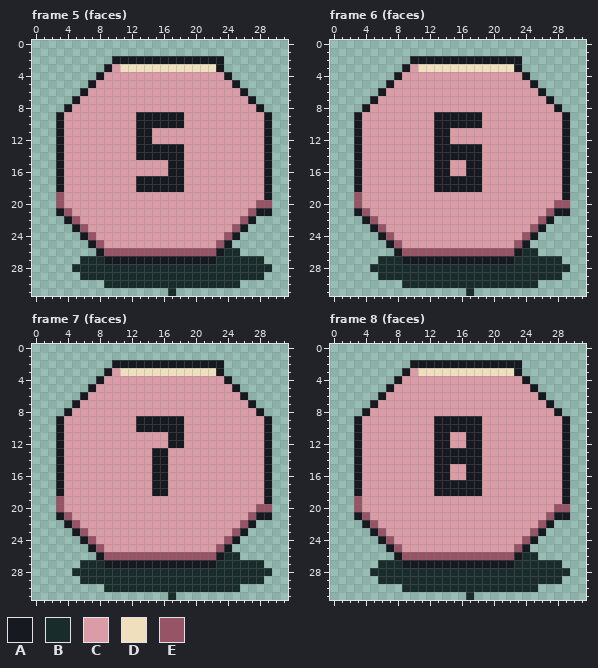
A pixel-art file gets an edit: assets/source/aseprite/dice/d12.aseprite. Above is the file before it was changed.
32x32 pixels, 12 frames. Colours within 5 levels of each other are drawn and written as one. Shown: frame 5 (faces), frame 6 (faces), frame 7 (faces), frame 8 (faces). The commit also changed other frames, which this record leaves out.
Palette (. is transparent): A #171921  B #172c2b  C #dc9ca7  D #f0dfbd  E #965466
Pixels before, frame 5 (faces), first column x 3:
 2 .......AAAAAAAAAAAAAA......
 3 ......ACDDDDDDDDDDDDA......
 4 .....ACCCCCCCCCCCCCCCA.....
 5 ....ACCCCCCCCCCCCCCCCCA....
 6 ...ACCCCCCCCCCCCCCCCCCCA...
 7 ..ACCCCCCCCCCCCCCCCCCCCCA..
 8 .ACCCCCCCCCCCCCCCCCCCCCCCA.
 9 ACCCCCCCCCAAAAAACCCCCCCCCCA
10 ACCCCCCCCCAAAAAACCCCCCCCCCA
11 ACCCCCCCCCAACCCCCCCCCCCCCCA
12 ACCCCCCCCCAACCCCCCCCCCCCCCA
13 ACCCCCCCCCAAAAAACCCCCCCCCCA
14 ACCCCCCCCCAAAAAACCCCCCCCCCA
15 ACCCCCCCCCCCCCAACCCCCCCCCCA
16 ACCCCCCCCCCCCCAACCCCCCCCCCA
17 ACCCCCCCCCAAAAAACCCCCCCCCCA
18 ACCCCCCCCCAAAAAACCCCCCCCCCA
19 ECCCCCCCCCCCCCCCCCCCCCCCCCA
20 ECCCCCCCCCCCCCCCCCCCCCCCCEE
21 AECCCCCCCCCCCCCCCCCCCCCCEAA
22 .AECCCCCCCCCCCCCCCCCCCCEA..
23 ..AECCCCCCCCCCCCCCCCCCEA...
24 ...AECCCCCCCCCCCCCCCCEA....
25 ....AECCCCCCCCCCCCCCEA.....
26 .....AEEEEEEEEEEEEEEABB....
27 ...BBBAAAAAAAAAAAAAABBBBBB.
28 ..BBBBBBBBBBBBBBBBBBBBBBBBB
29 ...BBBBBBBBBBBBBBBBBBBBBBB.
30 ......BBBBBBBBBBBBBBBBB....
31 ..............B............
Pixels before, frame 6 (faces), first column x 3:
 2 .......AAAAAAAAAAAAAA......
 3 ......ACDDDDDDDDDDDDA......
 4 .....ACCCCCCCCCCCCCCCA.....
 5 ....ACCCCCCCCCCCCCCCCCA....
 6 ...ACCCCCCCCCCCCCCCCCCCA...
 7 ..ACCCCCCCCCCCCCCCCCCCCCA..
 8 .ACCCCCCCCCCCCCCCCCCCCCCCA.
 9 ACCCCCCCCCAAAAAACCCCCCCCCCA
10 ACCCCCCCCCAAAAAACCCCCCCCCCA
11 ACCCCCCCCCAACCCCCCCCCCCCCCA
12 ACCCCCCCCCAACCCCCCCCCCCCCCA
13 ACCCCCCCCCAAAAAACCCCCCCCCCA
14 ACCCCCCCCCAAAAAACCCCCCCCCCA
15 ACCCCCCCCCAACCAACCCCCCCCCCA
16 ACCCCCCCCCAACCAACCCCCCCCCCA
17 ACCCCCCCCCAAAAAACCCCCCCCCCA
18 ACCCCCCCCCAAAAAACCCCCCCCCCA
19 ECCCCCCCCCCCCCCCCCCCCCCCCCA
20 ECCCCCCCCCCCCCCCCCCCCCCCCEE
21 AECCCCCCCCCCCCCCCCCCCCCCEAA
22 .AECCCCCCCCCCCCCCCCCCCCEA..
23 ..AECCCCCCCCCCCCCCCCCCEA...
24 ...AECCCCCCCCCCCCCCCCEA....
25 ....AECCCCCCCCCCCCCCEA.....
26 .....AEEEEEEEEEEEEEEABB....
27 ...BBBAAAAAAAAAAAAAABBBBBB.
28 ..BBBBBBBBBBBBBBBBBBBBBBBBB
29 ...BBBBBBBBBBBBBBBBBBBBBBB.
30 ......BBBBBBBBBBBBBBBBB....
31 ..............B............
Pixels before, frame 7 (faces), first column x 3:
 2 .......AAAAAAAAAAAAAA......
 3 ......ACDDDDDDDDDDDDA......
 4 .....ACCCCCCCCCCCCCCCA.....
 5 ....ACCCCCCCCCCCCCCCCCA....
 6 ...ACCCCCCCCCCCCCCCCCCCA...
 7 ..ACCCCCCCCCCCCCCCCCCCCCA..
 8 .ACCCCCCCCCCCCCCCCCCCCCCCA.
 9 ACCCCCCCCCAAAAAACCCCCCCCCCA
10 ACCCCCCCCCAAAAAACCCCCCCCCCA
11 ACCCCCCCCCCCCCAACCCCCCCCCCA
12 ACCCCCCCCCCCCCAACCCCCCCCCCA
13 ACCCCCCCCCCCAACCCCCCCCCCCCA
14 ACCCCCCCCCCCAACCCCCCCCCCCCA
15 ACCCCCCCCCCCAACCCCCCCCCCCCA
16 ACCCCCCCCCCCAACCCCCCCCCCCCA
17 ACCCCCCCCCCCAACCCCCCCCCCCCA
18 ACCCCCCCCCCCAACCCCCCCCCCCCA
19 ECCCCCCCCCCCCCCCCCCCCCCCCCA
20 ECCCCCCCCCCCCCCCCCCCCCCCCEE
21 AECCCCCCCCCCCCCCCCCCCCCCEAA
22 .AECCCCCCCCCCCCCCCCCCCCEA..
23 ..AECCCCCCCCCCCCCCCCCCEA...
24 ...AECCCCCCCCCCCCCCCCEA....
25 ....AECCCCCCCCCCCCCCEA.....
26 .....AEEEEEEEEEEEEEEABB....
27 ...BBBAAAAAAAAAAAAAABBBBBB.
28 ..BBBBBBBBBBBBBBBBBBBBBBBBB
29 ...BBBBBBBBBBBBBBBBBBBBBBB.
30 ......BBBBBBBBBBBBBBBBB....
31 ..............B............
Pixels before, frame 8 (faces), first column x 3:
 2 .......AAAAAAAAAAAAAA......
 3 ......ACDDDDDDDDDDDDA......
 4 .....ACCCCCCCCCCCCCCCA.....
 5 ....ACCCCCCCCCCCCCCCCCA....
 6 ...ACCCCCCCCCCCCCCCCCCCA...
 7 ..ACCCCCCCCCCCCCCCCCCCCCA..
 8 .ACCCCCCCCCCCCCCCCCCCCCCCA.
 9 ACCCCCCCCCAAAAAACCCCCCCCCCA
10 ACCCCCCCCCAAAAAACCCCCCCCCCA
11 ACCCCCCCCCAACCAACCCCCCCCCCA
12 ACCCCCCCCCAACCAACCCCCCCCCCA
13 ACCCCCCCCCAAAAAACCCCCCCCCCA
14 ACCCCCCCCCAAAAAACCCCCCCCCCA
15 ACCCCCCCCCAACCAACCCCCCCCCCA
16 ACCCCCCCCCAACCAACCCCCCCCCCA
17 ACCCCCCCCCAAAAAACCCCCCCCCCA
18 ACCCCCCCCCAAAAAACCCCCCCCCCA
19 ECCCCCCCCCCCCCCCCCCCCCCCCCA
20 ECCCCCCCCCCCCCCCCCCCCCCCCEE
21 AECCCCCCCCCCCCCCCCCCCCCCEAA
22 .AECCCCCCCCCCCCCCCCCCCCEA..
23 ..AECCCCCCCCCCCCCCCCCCEA...
24 ...AECCCCCCCCCCCCCCCCEA....
25 ....AECCCCCCCCCCCCCCEA.....
26 .....AEEEEEEEEEEEEEEABB....
27 ...BBBAAAAAAAAAAAAAABBBBBB.
28 ..BBBBBBBBBBBBBBBBBBBBBBBBB
29 ...BBBBBBBBBBBBBBBBBBBBBBB.
30 ......BBBBBBBBBBBBBBBBB....
31 ..............B............
And afterwards:
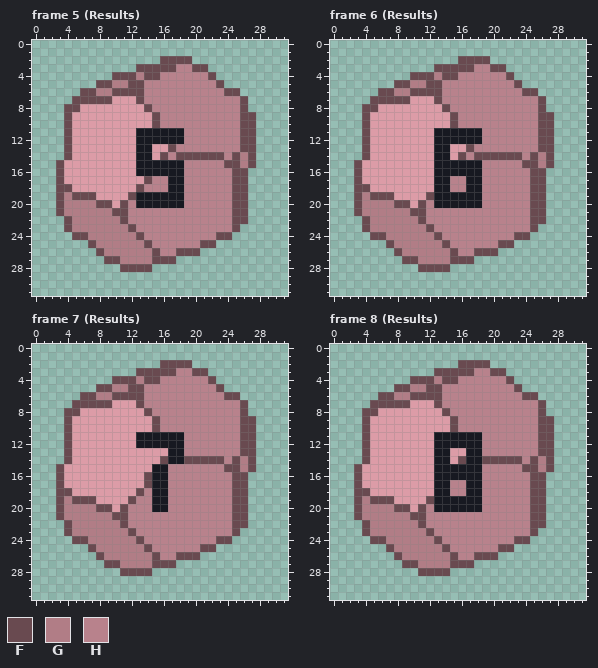
Colours new in this view: F #694a50  G #b17d86  H #b8828c
Changes in this commit:
Changed rows in their new state; - is an unchanged pixel.
Frame 5 (Results):
first column x 3:
 2 -------......FFFF....------
 3 ------....FFFFFHHFF..------
 4 -----..FFFGFFHHHHHHF..-----
 5 ----.FFGGFFHHHHHHHHHF..----
 6 ---FFGGFFFFHHHHHHHHHHFF.---
 7 --FFFFF---FHHHHHHHHHHHHF.--
 8 -FF--------FHHHHHHHHHHHF..-
 9 .F--------CCFHHHHHHHHHHFF..
10 .F--------CCFHHHHHHHHHHFF..
11 .F----------AAAAHHHHHHHFF..
12 .F----------AAAAHHHHHHHFF..
13 .F----------CCFHHHHHHHHFF..
14 .F----------CFHFFFFFFHFGF..
15 F---------AAAA--HHHHHFFGF..
16 F---------AAAA--HHHHHHFF...
17 F---------CFHH--HHHHHHFF...
18 FF--------FHHH--HHHHHHFF...
19 FGFFF----FAAAAAAHHHHHHFF...
20 FGGGGFF-FHAAAAAAHHHHHHFF...
21 FGGGGGGFFHHHHHHHHHHHHHFF...
22 -FGGGGGGFHHHHHHHHHHHHHFF.--
23 -FGGGGGGGFHHHHHHHHHHHHF.---
24 --FFGGGGGGFHHHHHHHHHFF.----
25 ----FGGGGGGFHHHHHHFF..-----
26 -----FGGGGGGFHHFFF.....----
27 ---...FFGGGGFFF...........-
28 --......FFFF...............
29 ---.......................-
30 ------.................----
31 --------------.------------
Frame 6 (Results):
first column x 3:
 2 -------......FFFF....------
 3 ------....FFFFFHHFF..------
 4 -----..FFFGFFHHHHHHF..-----
 5 ----.FFGGFFHHHHHHHHHF..----
 6 ---FFGGFFFFHHHHHHHHHHFF.---
 7 --FFFFF---FHHHHHHHHHHHHF.--
 8 -FF--------FHHHHHHHHHHHF..-
 9 .F--------CCFHHHHHHHHHHFF..
10 .F--------CCFHHHHHHHHHHFF..
11 .F----------AAAAHHHHHHHFF..
12 .F----------AAAAHHHHHHHFF..
13 .F----------CCFHHHHHHHHFF..
14 .F----------CFHFFFFFFHFGF..
15 F-----------AA--HHHHHFFGF..
16 F-----------AA--HHHHHHFF...
17 F-----------HH--HHHHHHFF...
18 FF----------HH--HHHHHHFF...
19 FGFFF----FAAAAAAHHHHHHFF...
20 FGGGGFF-FHAAAAAAHHHHHHFF...
21 FGGGGGGFFHHHHHHHHHHHHHFF...
22 -FGGGGGGFHHHHHHHHHHHHHFF.--
23 -FGGGGGGGFHHHHHHHHHHHHF.---
24 --FFGGGGGGFHHHHHHHHHFF.----
25 ----FGGGGGGFHHHHHHFF..-----
26 -----FGGGGGGFHHFFF.....----
27 ---...FFGGGGFFF...........-
28 --......FFFF...............
29 ---.......................-
30 ------.................----
31 --------------.------------
Frame 7 (Results):
first column x 3:
 2 -------......FFFF....------
 3 ------....FFFFFHHFF..------
 4 -----..FFFGFFHHHHHHF..-----
 5 ----.FFGGFFHHHHHHHHHF..----
 6 ---FFGGFFFFHHHHHHHHHHFF.---
 7 --FFFFF---FHHHHHHHHHHHHF.--
 8 -FF--------FHHHHHHHHHHHF..-
 9 .F--------CCFHHHHHHHHHHFF..
10 .F--------CCFHHHHHHHHHHFF..
11 .F--------AAAA--HHHHHHHFF..
12 .F--------AAAA--HHHHHHHFF..
13 .F----------CCAAHHHHHHHFF..
14 .F----------CFAAFFFFFHFGF..
15 F-------------HHHHHHHFFGF..
16 F----------F--HHHHHHHHFF...
17 F----------F--HHHHHHHHFF...
18 FF--------FH--HHHHHHHHFF...
19 FGFFF----FHHAAHHHHHHHHFF...
20 FGGGGFF-FHHHAAHHHHHHHHFF...
21 FGGGGGGFFHHHHHHHHHHHHHFF...
22 -FGGGGGGFHHHHHHHHHHHHHFF.--
23 -FGGGGGGGFHHHHHHHHHHHHF.---
24 --FFGGGGGGFHHHHHHHHHFF.----
25 ----FGGGGGGFHHHHHHFF..-----
26 -----FGGGGGGFHHFFF.....----
27 ---...FFGGGGFFF...........-
28 --......FFFF...............
29 ---.......................-
30 ------.................----
31 --------------.------------
Frame 8 (Results):
first column x 3:
 2 -------......FFFF....------
 3 ------....FFFFFHHFF..------
 4 -----..FFFGFFHHHHHHF..-----
 5 ----.FFGGFFHHHHHHHHHF..----
 6 ---FFGGFFFFHHHHHHHHHHFF.---
 7 --FFFFF---FHHHHHHHHHHHHF.--
 8 -FF--------FHHHHHHHHHHHF..-
 9 .F--------CCFHHHHHHHHHHFF..
10 .F--------CCFHHHHHHHHHHFF..
11 .F----------AA--HHHHHHHFF..
12 .F----------AA--HHHHHHHFF..
13 .F----------CC--HHHHHHHFF..
14 .F----------CF--FFFFFHFGF..
15 F-----------AA--HHHHHFFGF..
16 F-----------AA--HHHHHHFF...
17 F-----------HH--HHHHHHFF...
18 FF----------HH--HHHHHHFF...
19 FGFFF----FAAAAAAHHHHHHFF...
20 FGGGGFF-FHAAAAAAHHHHHHFF...
21 FGGGGGGFFHHHHHHHHHHHHHFF...
22 -FGGGGGGFHHHHHHHHHHHHHFF.--
23 -FGGGGGGGFHHHHHHHHHHHHF.---
24 --FFGGGGGGFHHHHHHHHHFF.----
25 ----FGGGGGGFHHHHHHFF..-----
26 -----FGGGGGGFHHFFF.....----
27 ---...FFGGGGFFF...........-
28 --......FFFF...............
29 ---.......................-
30 ------.................----
31 --------------.------------
